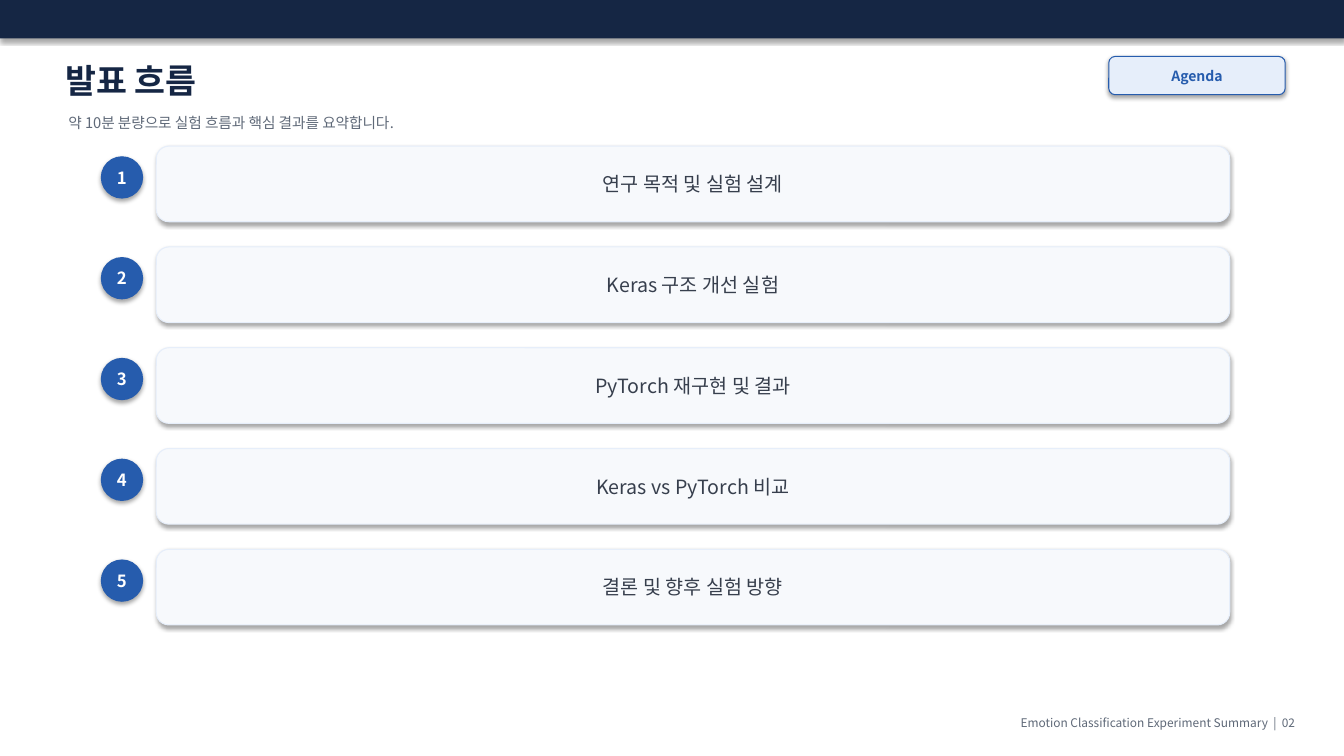
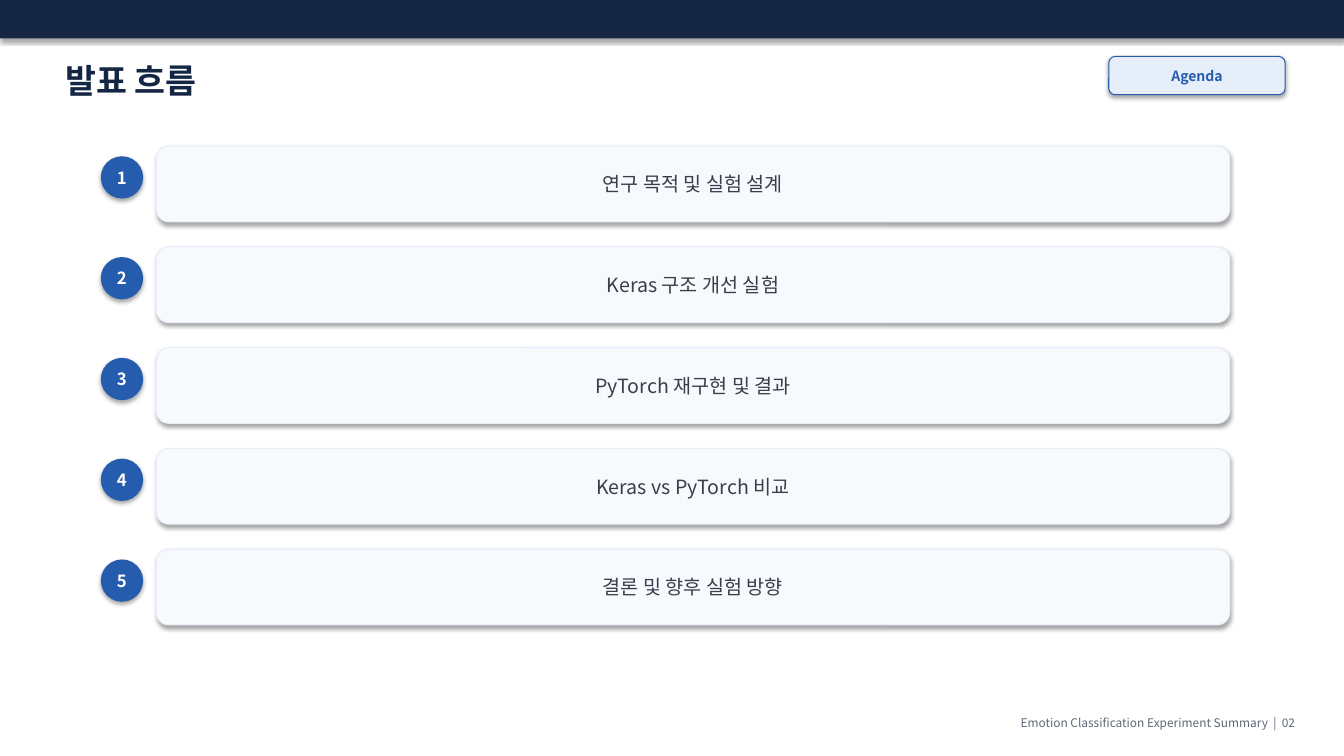
Before and after one commit to a38200-pixel/ANN_DNN_CNN_Architecture_Improvement, a slide deck: slide 3 of 어린이_감정분류_실험결과.pptx. Drawn at 1344x756 pixels with LibreOffice and Linux fonts; fonts in the diff are those of the drawing. Boxes give left, top, right and bottom in pixels: in the first picture for what was removed or moved away, otherwise in the second. Text is boxed around its words. In the diff, an @@ line names an element or a change of style, - is before the commit and + after.

```diff
--- a/어린이_감정분류_실험결과.pptx
+++ b/어린이_감정분류_실험결과.pptx
@@ text removed at <box>68,116,394,129</box> @@
-약 10분 분량으로 실험 흐름과 핵심 결과를 요약합니다.
```
Also in this commit, not shown: 9 other slides changed.
